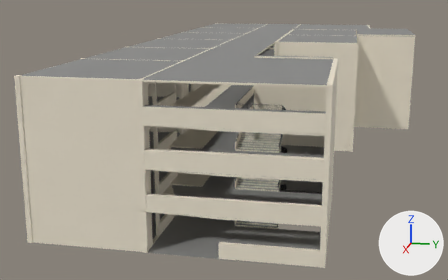
An edit to the Blender file Olopsc_Building.blend, drawn before and after from the same camera.
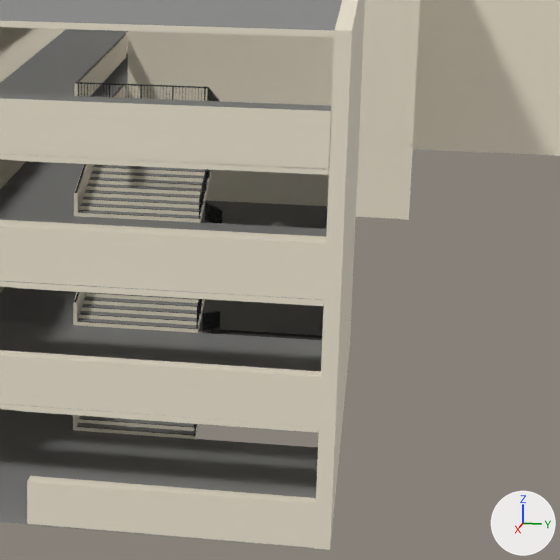
Old and new are each drawn whole from a 50 mm lens placed at (83.4, 38.0, 30.8), pointed at (-34.0, 14.5, 1.5) and again close up on the part from 47% to 91% of the width and 27% to 97% of the height. The axes (+X, +Y, +Z) are drawn at lower right. The lights are the same throughout. The last two pictures show the newer version. Objects named as collision shapes, trigger or cutter boxes, shadow casters or lower levels of detail are left out.

The scene before the commit, as lines of its bpy script (objects in view):
```python
me_cube_029 = bpy.data.meshes.new('Cube.029')
me_cube_029.from_pydata(...)  # 8 vertices, 6 faces; spans x -0.5..0.5, y -10.2..10.2, z -1.1..1.1
# faces by material slot: [5, 1]
me_cube_029.materials.append(mat_wall_creamwhite)
me_cube_029.materials.append(mat_floor_gray)
me_cube_165 = bpy.data.meshes.new('Cube.165')
me_cube_165.from_pydata(...)  # 136 vertices, 130 faces; spans x -9.6..9.1, y -6.3..9.3, z -2.6..2.6
# faces by material slot: [128, 2]
me_cube_165.materials.append(mat_wall_creamwhite)
me_cube_165.materials.append(mat_floor_gray)
me_frontstair_concrete = bpy.data.meshes.new('FrontStair_Concrete')
me_frontstair_concrete.from_pydata(...)  # 465 vertices, 276 faces; spans x -7.4..6.9, y 24.1..35.8, z 0.0..16.5
# faces by material slot: [189, 87]
me_frontstair_concrete.materials.append(mat_wall_creamwhite)
me_frontstair_concrete.materials.append(mat_floor_gray)
ob_2nd_flr_cr_003 = bpy.data.objects.new('2nd_Flr_CR.003', me_cube_165)
ob_2nd_flr_cr_003.location = (-44.92, 30.31, 7.8)
ob_2nd_flr_cr_003.rotation_euler = (-3.142, 0.0, 3.14)  # degrees (-180, 0, 180)
ob_frontstair_concrete = bpy.data.objects.new('FrontStair_Concrete', me_frontstair_concrete)
ob_frontstair_concrete.location = (0.0, 0.0, 0.0)
ob_parapet_east_4f = bpy.data.objects.new('Parapet_East_4F', me_cube_029)
ob_parapet_east_4f.location = (17.0, 25.61, 16.67)
ob_parapet_east_4f.rotation_euler = (0.000347, 0.0, 3.142)  # degrees (0, 0, 180)
# also in view: '2nd_Flr_CR.005' at (-44.7, 31.8, 2.6); '2nd_Flr_CR.010' at (-44.7, 31.8, 13.0); 'Corridor_2F' at (-38.5, 33.3, 5.2); 'Corridor_4F' at (-38.5, 33.3, 15.6); 'Corridor_1F' at (-38.5, 33.3, 10.4)
```
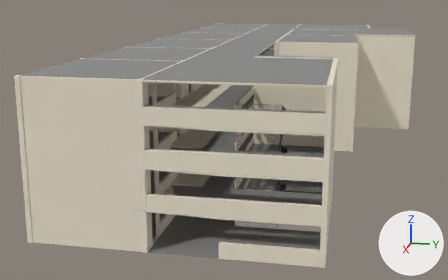
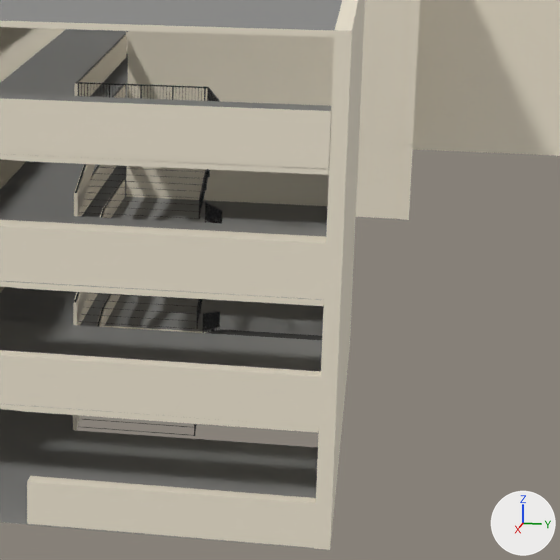
What differs and where, as boxes (x1, y1, x2, y2) in the close-ups (560 x 560 px):
'FrontStair_Concrete', reshaped
    before: (73, 35, 328, 439)
    after: (73, 35, 328, 430)
part 1 of me_frontstair_concrete, deleted
    before: (77, 164, 216, 439)

The change in detail:
me_frontstair_concrete is used by ob_frontstair_concrete; location (0.0, 0.0, 0.0).
me_frontstair_concrete had 465 vertices, 276 faces and spanned x -7.4..6.9, y 24.1..35.8, z 0.0..16.5.
me_frontstair_concrete now has 90 vertices, 72 faces and spans x -7.4..6.9, y 24.1..35.8, z 0.0..16.5.
me_frontstair_concrete part 1: 375 vertices removed from x -1.0..6.9, y 24.3..35.8, z 0.0..15.6.
